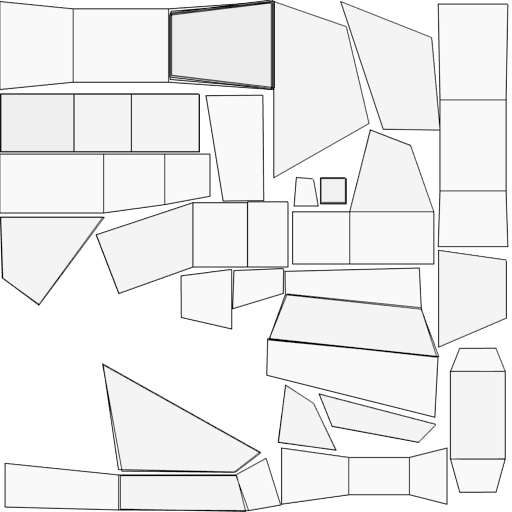
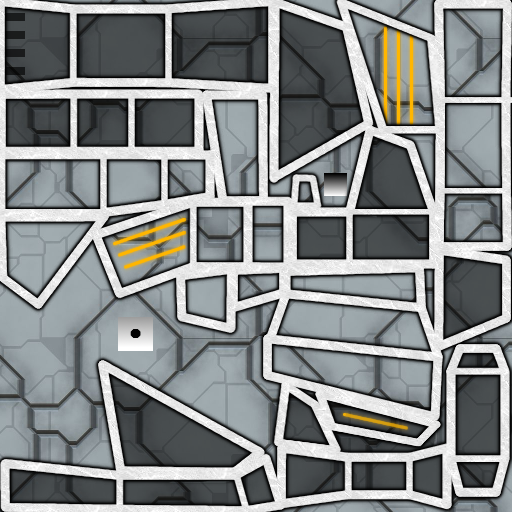
Layers edited between the first and the second 512 x 512 image:
removed layer "corbrskr.png #10" over box(293, 176, 347, 207)
removed layer "corbrskr.png #9" over box(277, 384, 448, 505)
removed layer "corbrskr.png #8" over box(4, 363, 282, 512)
removed layer "corbrskr.png #7" over box(318, 347, 506, 493)
removed layer "corbrskr.png #6" over box(180, 177, 440, 418)
removed layer "corbrskr.png #5" over box(0, 93, 508, 348)
removed layer "corbrskr.png #4" over box(95, 0, 289, 295)
removed layer "corbrskr.png #3" over box(169, 0, 435, 265)
removed layer "corbrskr.png #2" over box(0, 94, 265, 306)
removed layer "corbrskr.png #1" over box(0, 93, 200, 153)
hid "corbrskr.png", painted on it over box(0, 0, 509, 512)
added layer "perimetro" above "perimetro copia" over box(0, 0, 512, 512)
added layer "perimetro copia" above "sfuma" over box(0, 0, 512, 512)
added layer "sfuma" above "colore" over box(324, 173, 347, 196)
added layer "luci copia" above "luci" over box(108, 21, 419, 435)
added layer "luci" above "scuro2" over box(113, 26, 413, 430)
added layer "scuro2" (64%) above "cannone" over box(2, 13, 25, 75)
added layer "cannone" above "scuro" over box(118, 317, 153, 347)
added layer "scuro" (54%) above "Livello incollato" over box(0, 1, 512, 512)
added layer "Livello incollato" over box(0, 0, 512, 512)
